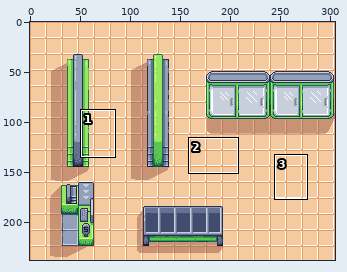
Pixel-art file, stored at Assets/Resources/Enviroments_WIP/storage_wip.aseprite. The picture above shows the old version from afar; the outline marks the close-up.
Close-up. Old version:
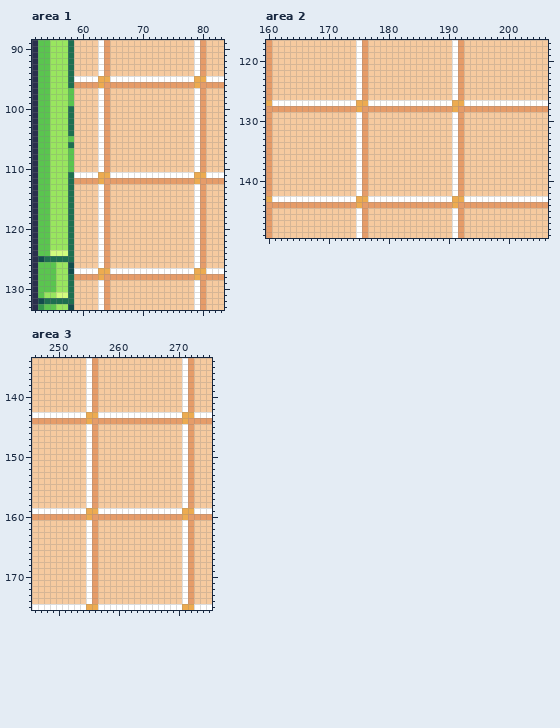
305x238 pixels, 1 frame. Shown: area 1: x 52..83, y 89..133; area 2: x 160..206, y 117..149; area 3: x 246..275, y 134..175.
After:
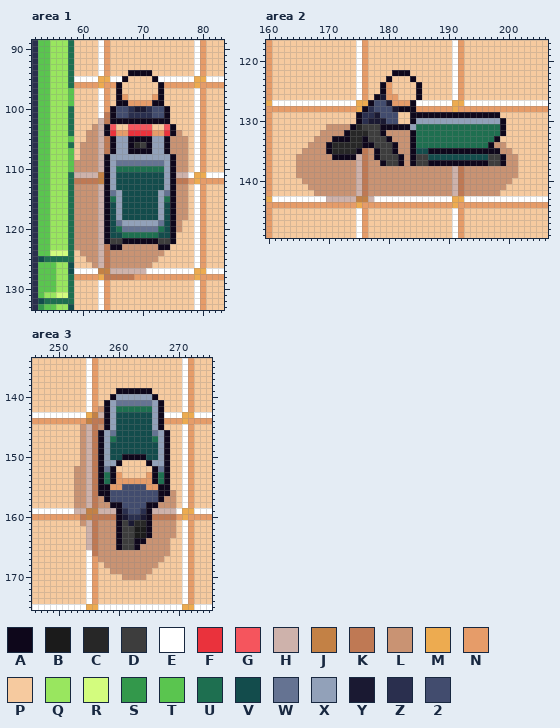
Palette (. is transparent): A #0e071b  B #1b1b1b  C #272727  D #3d3d3d  E #ffffff  F #ea323c  G #f5555d  H #ceb2ab  J #c38145  K #bf7954  L #c99373  M #edab50  N #e69c69  P #f6ca9f  Q #99e65f  R #d3fc7e  S #33984b  T #5ac54f  U #1e6f50  V #134c4c  W #657392  X #92a1b9  Y #1a1932  Z #2a2f4e  2 #424c6e
From old to new:
Area 1, layers "Layer 2", "Layer 3":
y 94: x 68..71 PPPP -> AAAA
y 95: x 67..72 EEEEEE -> APPPPA
y 96: x 66..73 NNNNNNNN -> APPPPPPA
y 97: x 66 P -> A; x 73 P -> A
y 98: x 66..67 PP -> AN; x 72..73 PP -> NA
y 99: x 66..73 PPPPPPPP -> AANNNNAA
y 100: x 65..74 PPPPPPPPPP -> A22ZYYZ22A
y 101: x 64..74 NPPPPPPPPPP -> KA22ZZZZ22A
y 102: x 63..74 ENPPPPPPPPPP -> HKAAAAAAAAAA
y 103: x 62..65 PENP -> LHAG; x 68..71 PPPP -> GGGG; x 74..75 PP -> GA
y 104: x 61..76 PPENPPPPPPPPPPPP -> LLHAFNNFFFFNNFAL
y 105: x 61..77 PPENPPPPPPPPPPPPP -> LLHKAXXAAAAXXALLL
y 106: x 60..77 PPPENPPPPPPPPPPPPP -> LLLHKAXXACDAXXALLL
y 107: x 60..77 PPPENPPPPPPPPPPPPP -> LLLHKAXXAAAAXXALLL
y 108: x 60..77 PPPENPPPPPPPPPPPPP -> LLLHAXXXXXXXXXXALL
y 109: x 59..77 PPPPENPPPPPPPPPPPPP -> LLLLHAXWWWWWWWWXALL
y 110: x 59..77 PPPPENPPPPPPPPPPPPP -> LLLLHAXUUUUUUUUXALL
y 111: x 59..77 EEEEMMEEEEEEEEEEEEE -> HHHHJAXVVVVVVVVXAHH
y 112: x 59..77 NNNNMNNNNNNNNNNNNNN -> KKKKJAXVVVVVVVVXAKK
y 113: x 59..77 PPPPENPPPPPPPPPPPPP -> LLLLHAXVVVVVVVVXALL
y 114: x 59..77 PPPPENPPPPPPPPPPPPP -> LLLLHAWXVVVVVVXWALL
y 115: x 59..77 PPPPENPPPPPPPPPPPPP -> LLLLHAUXVVVVVVXUALL
y 116..118: x 59..77 PPPPENPPPPPPPPPPPPP -> LLLLHAVXVVVVVVXVALL
y 119: x 59..76 PPPPENPPPPPPPPPPPP -> LLLLHAVWXXXXXXWVAL
y 120: x 59..76 PPPPENPPPPPPPPPPPP -> LLLLHAVUWWWWWWUVAL
y 121: x 59..75 PPPPENPPPPPPPPPPP -> LLLLHAVVUUUUUUVVA
y 122: x 59..75 PPPPENPPPPPPPPPPP -> LLLLHADDAAAAAADDA
y 123: x 59..74 PPPPENPPPPPPPPPP -> LLLLHKAALLLLLLAA
y 124: x 60..73 PPPENPPPPPPPPP -> LLLHKLLLLLLLLL
y 125: x 61..72 PPENPPPPPPPP -> LLHKLLLLLLLL
y 126: x 62..71 PENPPPPPPP -> LHKLLLLLLL
y 127: x 63..70 MMEEEEEE -> JJHHHHHH
y 128: x 64..68 NNNNN -> KKKKK
Area 2, layers "Layer 2", "Layer 3":
y 122: x 181..183 PPP -> AAA
y 123: x 180 P -> A; x 184 P -> A
y 124..125: x 179..180 PP -> AN; x 185 P -> A
y 126: x 178..181 PPPP -> AYNN; x 185 P -> A
y 127: x 177..184 EEEEEEEE -> A22YNNNA
y 128: x 176..184 NNNNNNNNN -> AZ222YAAA
y 129: x 175..181 ENPPPPP -> AZZY222; x 184..198 PPPPPPPENPPPPPP -> AAAAAAAAAAAAAAA
y 130: x 175..181 ENPPPPP -> AZYYY22; x 184..199 PPPPPPPENPPPPPPP -> AXXXXXXXXXXXXXXA
y 131: x 170..199 PPPPPENPPPPPPPPPPPPPPENPPPPPPP -> LLLLACDDDAAAAAXUUUUUUUUUUUUUUA
y 132: x 169..199 PPPPPPENPPPPPPPPPPPPPPENPPPPPPP -> LLLLACCCDDALLLLAUUUUUUUUUUUUUUA
y 133: x 168..198 PPPPPPPENPPPPPPPPPPPPPPENPPPPPP -> LLLAAACCADDDALLLAUUUUUUUUUUUUUA
y 134: x 167..199 PPPPPPPPENPPPPPPPPPPPPPPENPPPPPPP -> LLLACCCCCAADDDALLAUUUUUUUUUUUUALL
y 135: x 166..200 PPPPPPPPPENPPPPPPPPPPPPPPENPPPPPPPP -> LLLLACCCCAKLADDALLAVVAAAAAAAAAAAALL
y 136: x 165..201 PPPPPPPPPPENPPPPPPPPPPPPPPENPPPPPPPPP -> LLLLLLAAAAHKLADDDALADDVVVVVVVVVVDDALL
y 137: x 165..201 PPPPPPPPPPENPPPPPPPPPPPPPPENPPPPPPPPP -> LLLLLLLLLLHKLLADDALADDAAAAAAAAAADDALL
y 138..139: x 165..201 PPPPPPPPPPENPPPPPPPPPPPPPPENPPPPPPPPP -> LLLLLLLLLLHKLLLLLLLLLLLLLLHKLLLLLLLLL
y 140: x 166..200 PPPPPPPPPENPPPPPPPPPPPPPPENPPPPPPPP -> LLLLLLLLLHKLLLLLLLLLLLLLLHKLLLLLLLL
y 141: x 167..199 PPPPPPPPENPPPPPPPPPPPPPPENPPPPPPP -> LLLLLLLLHKLLLLLLLLLLLLLLHKLLLLLLL
y 142: x 168..198 PPPPPPPENPPPPPPPPPPPPPPENPPPPPP -> LLLLLLLHKLLLLLLLLLLLLLLHKLLLLLL
y 143: x 170..177 EEEEEMME -> HHHHHJJH
Area 3, layers "Layer 2", "Layer 3":
y 139: x 260..265 PPPPPP -> AAAAAA
y 140: x 259..266 PPPPPPPP -> AXXXXXXA
y 141: x 258..267 PPPPPPPPPP -> AXWWWWWWXA
y 142: x 257..267 PPPPPPPPPPP -> LAXUUUUUUXA
y 143: x 256..267 MEEEEEEEEEEE -> JHAXVVVVVVXA
y 144: x 255..267 MNNNNNNNNNNNN -> JKKAXVVVVVVXA
y 145: x 254..267 PENPPPPPPPPPPP -> LHKLAXVVVVVVXA
y 146: x 254..268 PENPPPPPPPPPPPP -> LHKAXWVVVVVVWXA
y 147: x 254..268 PENPPPPPPPPPPPP -> LHKAXUVVVVVVUXA
y 148..149: x 254..268 PENPPPPPPPPPPPP -> LHKAXVVVVVVVVXA
y 150: x 254..268 PENPPPPPPPPPPPP -> LHKAXVVAAAAVVXA
y 151: x 254..260 PENPPPP -> LHKAXXA; x 265..268 PPPP -> AXXA
y 152: x 253..259 PPENPPP -> LLHKAWA; x 266..268 PPP -> AWA
y 153: x 253..260 PPENPPPP -> LLHKAUAN; x 265..268 PPPP -> NAUA
y 154: x 253..268 PPENPPPPPPPPPPPP -> LLHKAUANNNNNNAUA
y 155: x 253..268 PPENPPPPPPPPPPPP -> LLHKAANN2222NNAA
y 156: x 253..269 PPENPPPPPPPPPPPPP -> LLHKAA22222222AAL
y 157: x 253..269 PPENPPPPPPPPPPPPP -> LLHKLA22222222ALL
y 158: x 253..269 PPENPPPPPPPPPPPPP -> LLHKLLAA2222AALLL
y 159: x 253..269 EEMMEEEEEEEEEEEEE -> HHJJHHHAZ22ZAHHHH
y 160: x 254..269 NMNNNNNNNNNNNNNN -> KJKKKKAYZZYAKKKK
y 161: x 254..269 PENPPPPPPPPPPPPP -> LHKLLLADYCCALLLL
y 162..163: x 255..269 ENPPPPPPPPPPPPP -> HKLLLADDBBALLLL
y 164: x 255..268 ENPPPPPPPPPPPP -> HKLLLADDAALLLL
y 165: x 255..268 ENPPPPPPPPPPPP -> HKLLLADDALLLLL
y 166: x 256..268 NPPPPPPPPPPPP -> KLLLLLLLLLLLL
y 167: x 257..267 PPPPPPPPPPP -> LLLLLLLLLLL
y 168: x 258..266 PPPPPPPPP -> LLLLLLLLL
y 169: x 259..265 PPPPPPP -> LLLLLLL
y 170: x 261..264 PPPP -> LLLL
Where, in picture pixels (left, top, right, bottom), the same in both close-ups:
changed: (74, 70, 188, 280)
changed: (296, 70, 518, 202)
changed: (74, 388, 176, 580)
